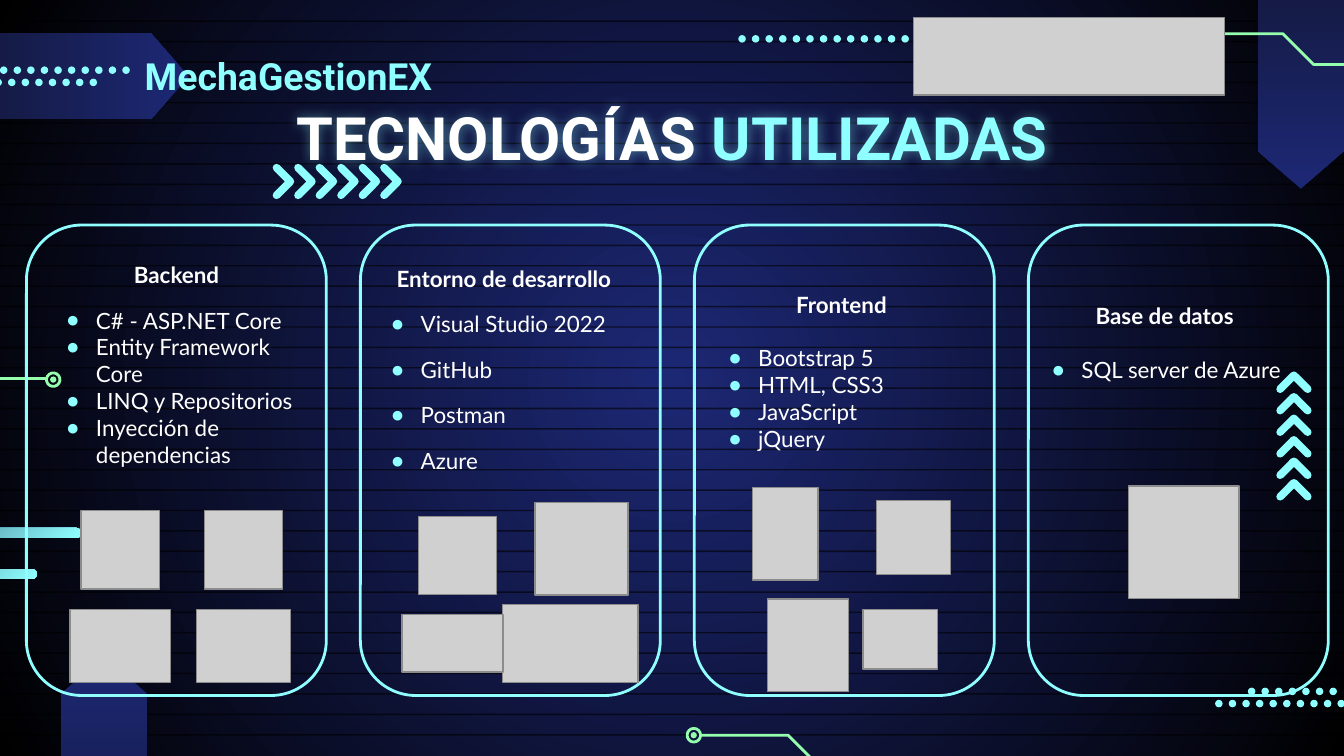
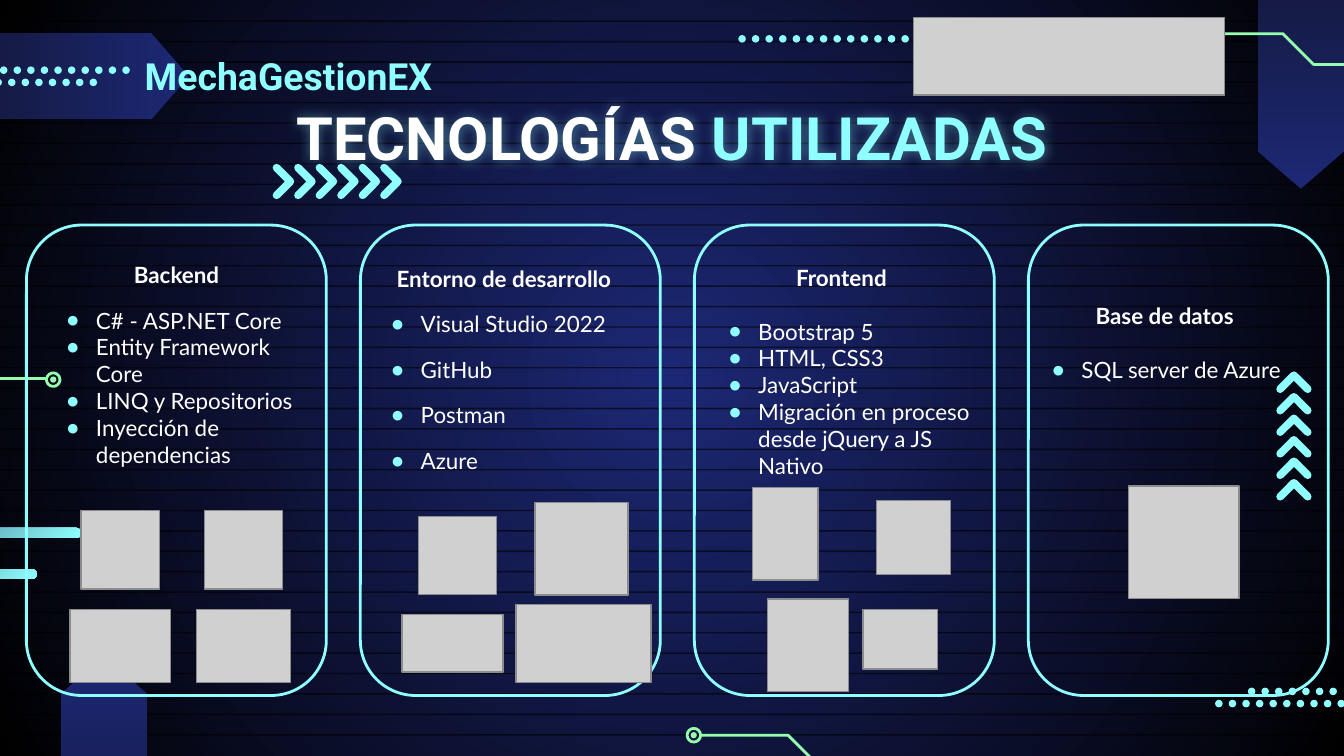
Before and after one commit to Sythrex/Capstone_grupo_4, a slide deck: slide 12 of Fase 3/Evidencias grupales/Presentacion Final del proyecto (Espanol).pptx (slide 14 before the commit). Drawn at 1344x756 pixels with LibreOffice and Linux fonts; fonts in the diff are those of the drawing; grey boxes stand for pictures. Boxes give left, top, right and bottom in pixels: in the first picture for what was removed or moved away, otherwise in the second. Text is boxed around its words. In the diff, an @@ line names an element or a change of style, - is before the commit and + after.

```diff
--- a/Fase 3/Evidencias grupales/Presentacion Final del proyecto (Espanol).pptx
+++ b/Fase 3/Evidencias grupales/Presentacion Final del proyecto (Espanol).pptx
@@ text at bbox=[758, 403, 970, 474]: text changed @@
-● jQuery
+● Migración en proceso desde jQuery a JS Nativo
@@ picture: place and size @@
-picture at bbox=[503, 605, 638, 683]
+picture at bbox=[516, 605, 652, 683]
```
Also in this commit, not shown: 3 other slides changed, 2 slides removed.
